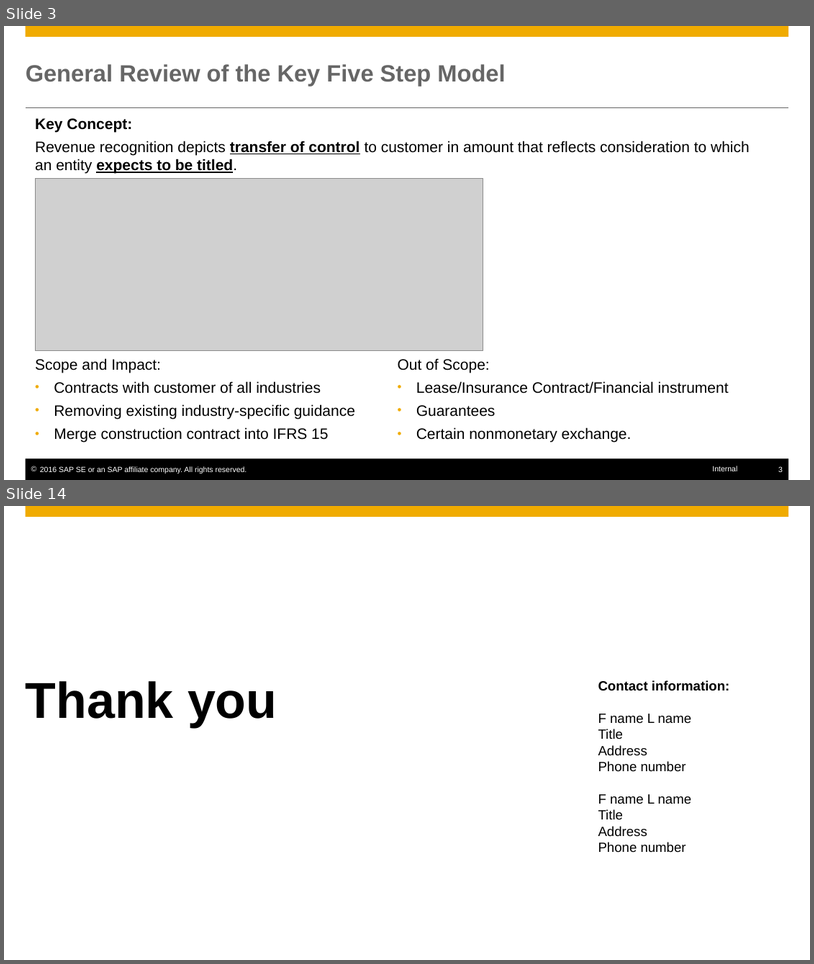
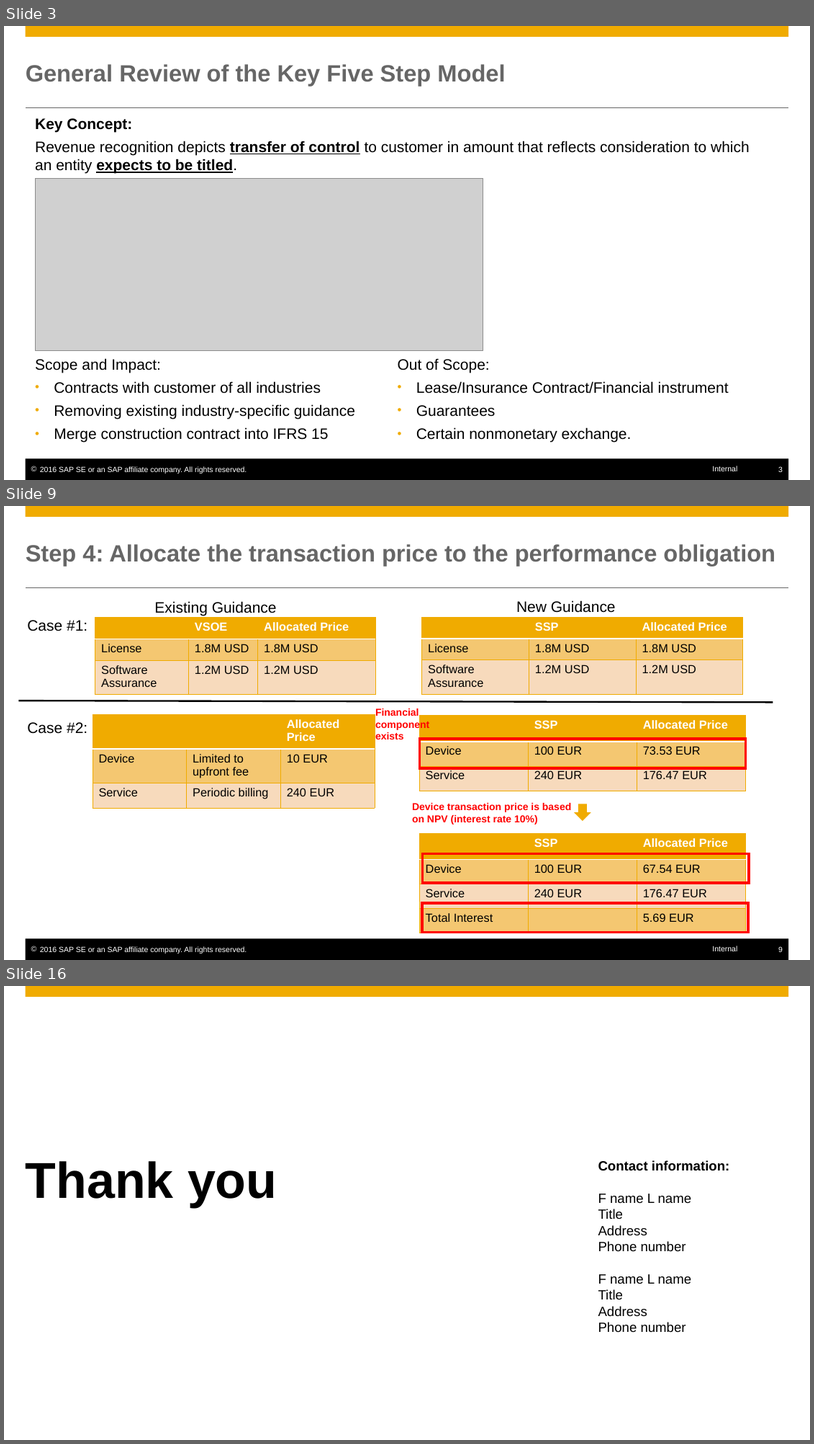
Before and after one commit to farseen1982/SAPWork, a slide deck: Documentation/LearningDay_RAR_Case.pptx. Shown one above the other, each under a label of ours: slides 3 and 14 before the commit, slides 3, 9 and 16 after it; the slides between them are not shown. The pictures are 814x964 and 814x1444 pixels, drawn with LibreOffice and Linux fonts; fonts in the diff are those of the drawing; grey boxes stand for pictures; background and template pictures are left out. Boxes give left, top, right and bottom in pixels: in the first picture for what was removed or moved away, otherwise in the second. Text is boxed around its words. In the diff, an @@ line names an element or a change of style, - is before the commit and + after.

```diff
--- a/Documentation/LearningDay_RAR_Case.pptx
+++ b/Documentation/LearningDay_RAR_Case.pptx
@@ slide 9 added at bbox=[4, 506, 810, 960], background #FFFFFF; not listed: 6 template elements that a slide beside it also shows @@
@@ title added at bbox=[26, 544, 776, 566], 28 pt, text #666666, bold @@
+Step 4: Allocate the transaction price to the performance obligation
@@ text added at bbox=[154, 601, 277, 615], 18 pt, text #000000 @@
+Existing Guidance
@@ text added at bbox=[517, 600, 616, 613], 18 pt, text #000000 @@
+New Guidance
@@ text added at bbox=[27, 620, 88, 631], 18 pt, text #000000 @@
+Case #1:
@@ table added at bbox=[95, 617, 376, 694], 3 rows, 3 columns @@
+ | VSOE | Allocated Price
+License | 1.8M USD | 1.8M USD
+Software Assurance | 1.2M USD | 1.2M USD
@@ table added at bbox=[422, 617, 743, 694], 3 rows, 3 columns @@
+ | SSP | Allocated Price
+License | 1.8M USD | 1.8M USD
+Software Assurance | 1.2M USD | 1.2M USD
@@ line added from (18, 700) to (773, 702), #000000 2 pt @@
@@ table added at bbox=[93, 715, 376, 808], 3 rows, 3 columns @@
+ |  | Allocated Price
+Device | Limited to upfront fee | 10 EUR
+Service | Periodic billing | 240 EUR
@@ text added at bbox=[376, 708, 430, 739], 12 pt, text #FF0000, bold @@
+Financial component exists
@@ table added at bbox=[419, 715, 746, 790], 3 rows, 3 columns @@
+ | SSP | Allocated Price
+Device | 100 EUR | 73.53 EUR
+Service | 240 EUR | 176.47 EUR
@@ text added at bbox=[27, 722, 88, 734], 18 pt, text #000000 @@
+Case #2:
@@ rectangle added at bbox=[419, 739, 746, 768], outline #FF0000 3 pt @@
@@ text added at bbox=[412, 803, 571, 824], 12 pt, text #FF0000, bold @@
+Device transaction price is based on NPV (interest rate 10%)
@@ down arrow added at bbox=[574, 803, 591, 821], fill #F0AB00 @@
@@ table added at bbox=[419, 833, 746, 933], 4 rows, 3 columns @@
+ | SSP | Allocated Price
+Device | 100 EUR | 67.54 EUR
+Service | 240 EUR | 176.47 EUR
+Total Interest |  | 5.69 EUR
@@ rectangle added at bbox=[423, 854, 749, 883], outline #FF0000 3 pt @@
@@ rectangle added at bbox=[422, 903, 748, 932], outline #FF0000 3 pt @@
@@ what was slide 14 is now slide 16 @@
```
Also in this commit, not shown: 6 slides changed, 5 other slides added, 4 slides removed, 1 other file.
